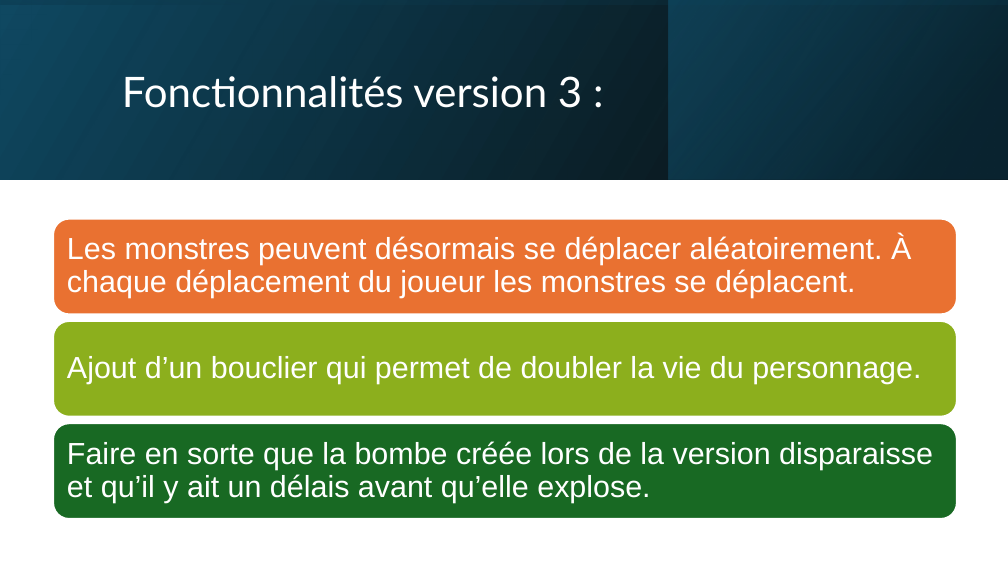
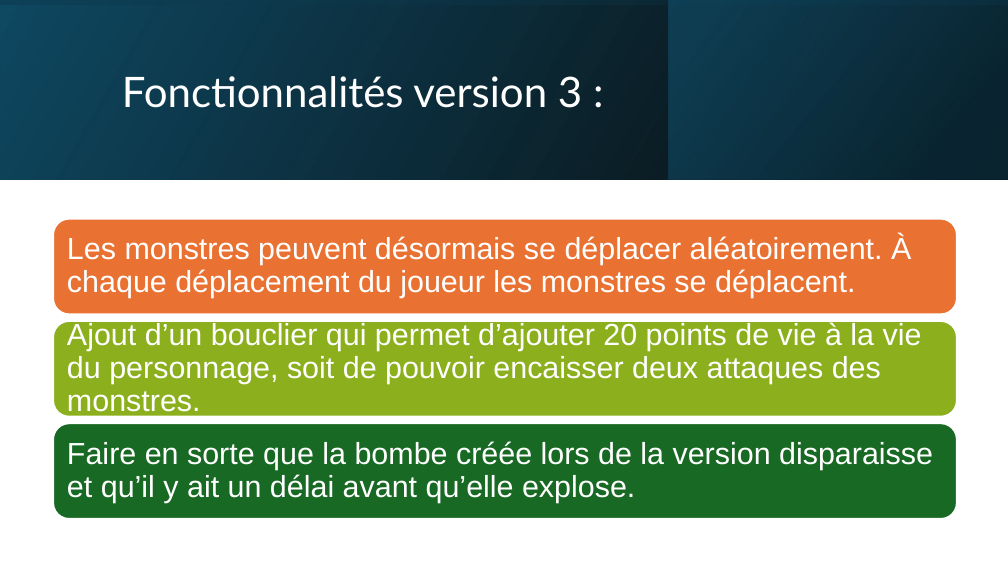
Before and after one commit to Packingdustry/2024_Zeldiablo_massoncl1u_delaborde2u_e2074u_marti1228u_e2920u, a slide deck: slide 4 of SAE_2.01.pptx. Drawn at 1008x567 pixels with LibreOffice and Linux fonts; fonts in the diff are those of the drawing. Boxes give left, top, right and bottom in pixels: in the first picture for what was removed or moved away, otherwise in the second. Text is boxed around its words. In the diff, an @@ line names an element or a change of style, - is before the commit and + after.

Commit message:
modif powerPoint

```diff
--- a/SAE_2.01.pptx
+++ b/SAE_2.01.pptx
@@ text at (67,321,922,417): text changed @@
-Ajout d’un bouclier qui permet de doubler la vie du personnage.
+Ajout d’un bouclier qui permet d’ajouter 20 points de vie à la vie du personnage, soit de pouvoir encaisser deux attaques des monstres.
@@ text at (67,441,933,503): text changed @@
-Faire en sorte que la bombe créée lors de la version disparaisse et qu’il y ait un délais avant qu’elle explose.
+Faire en sorte que la bombe créée lors de la version disparaisse et qu’il y ait un délai avant qu’elle explose.
```
Also in this commit, not shown: 3 other slides changed, 1 slide added, 1 other file.
